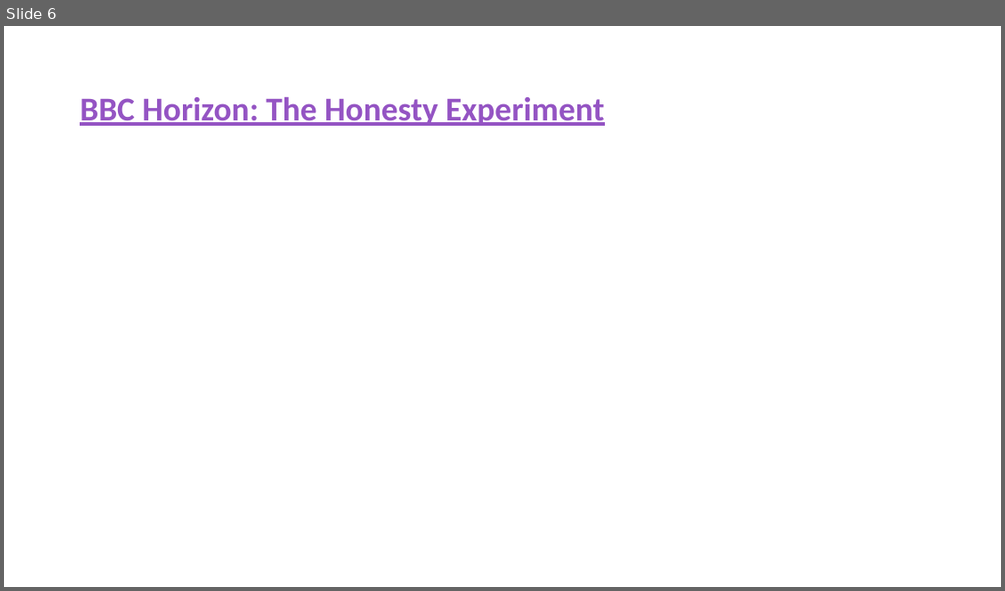
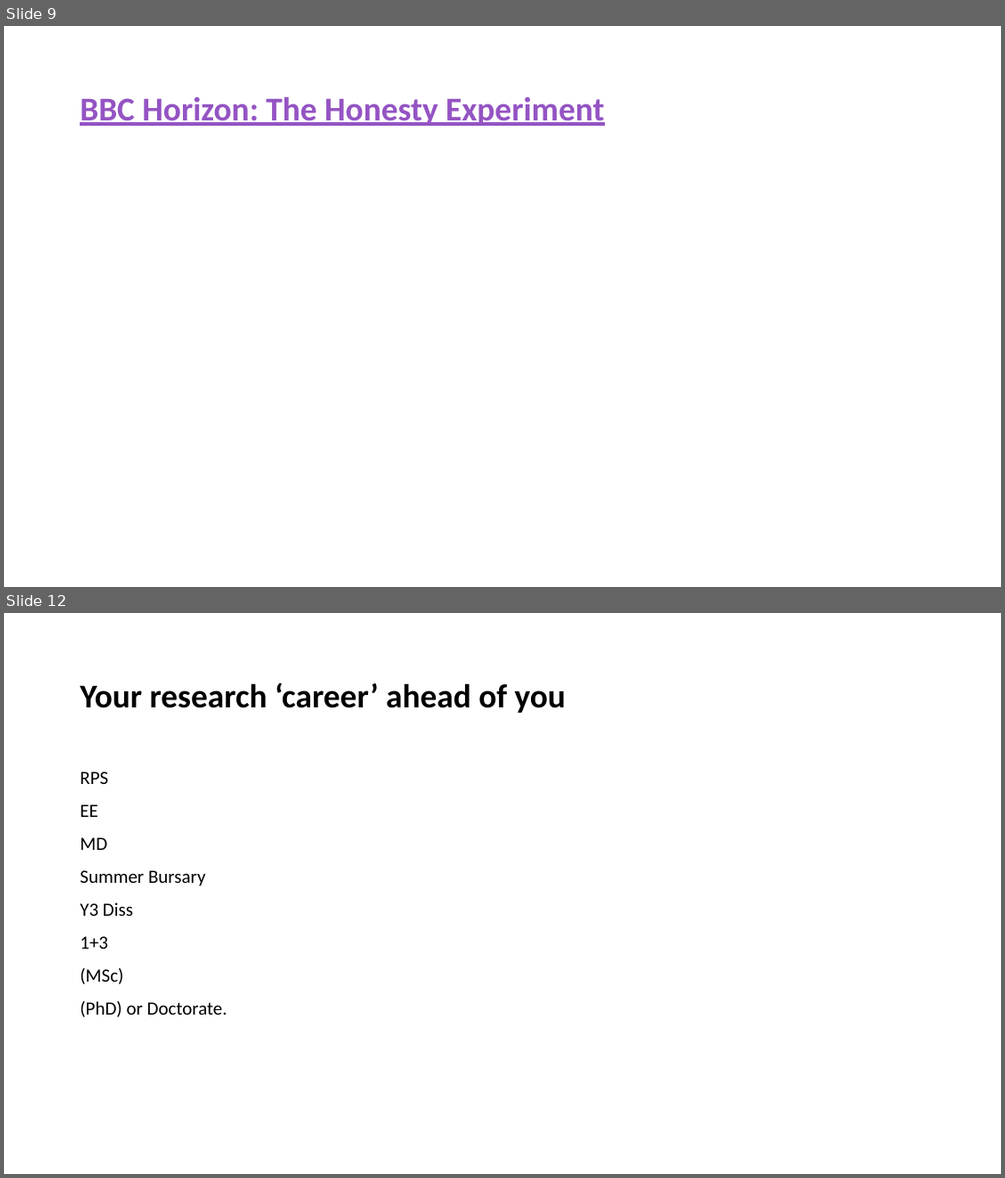
Before and after one commit to LittleMonkeyLab/PS52007Dslides, a slide deck: _site/lectures/Lecture08/PS51009Week8.pptx. Shown one above the other, each under a label of ours: slide 6 before the commit, slides 9 and 12 after it; the slides between them are not shown. The pictures are 1005x591 and 1005x1178 pixels, drawn with LibreOffice and Linux fonts; fonts in the diff are those of the drawing. Boxes give left, top, right and bottom in pixels: in the first picture for what was removed or moved away, otherwise in the second. Text is boxed around its words. In the diff, an @@ line names an element or a change of style, - is before the commit and + after.

```diff
--- a/_site/lectures/Lecture08/PS51009Week8.pptx
+++ b/_site/lectures/Lecture08/PS51009Week8.pptx
@@ slide 12 added at bbox=[4, 613, 1001, 1174], background #FFFFFF @@
@@ title added at bbox=[80, 682, 566, 713], 32 pt, text #000000, bold @@
+Your research ‘career’ ahead of you
@@ text added at bbox=[80, 771, 227, 1017], 18 pt, text #000000 @@
+RPS
+EE
+MD
+Summer Bursary
+Y3 Diss
+1+3
+(MSc)
+(PhD) or Doctorate.
@@ what was slide 6 is now slide 9 @@
```
Also in this commit, not shown: 1 slide changed, 8 other slides added, 8 other files.
